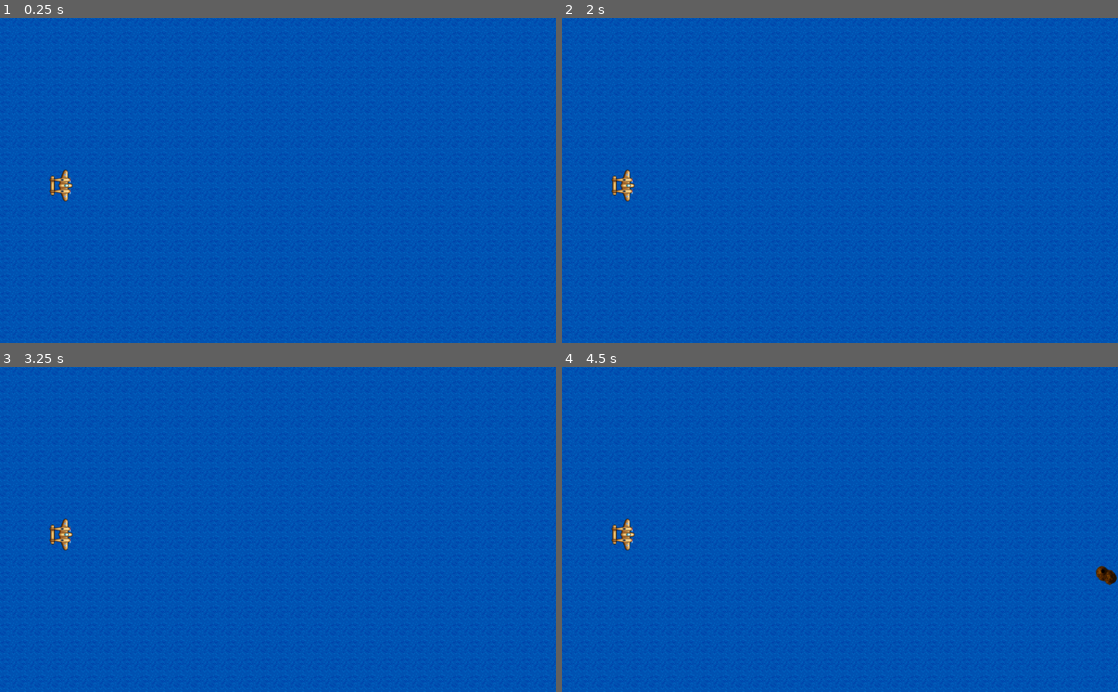
Above: before the commit, frames 1-4 (two rows, left to right).
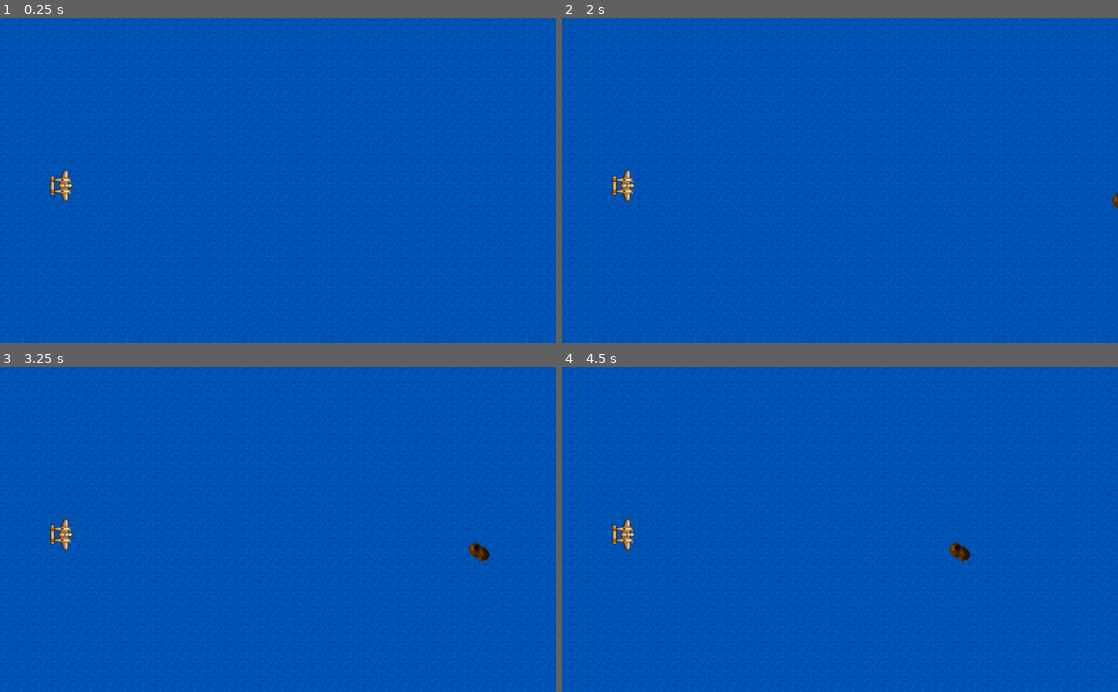
Above: after the commit, the same moments.

Repository: Tobbelidzen/Random_World
Game: Godot game, scene res://Main.tscn
Same seed, same stepped clock (60 frames per second), same inputs: the game is played once before the commit and once after it.
Inputs:
- Up to frame 1 (0.25 s): no input
- Up to frame 2 (2 s): tap Enter at 1.25 s
- Up to frame 3 (3.25 s): tap Space at 2 s
- Up to frame 4 (4.5 s): no input

The runs differ from the first frame. In frame 1, 0.8% of the frame differs, in the area x 1-100%, y 0-99%; in frame 2, 1.0%; in frame 3, 1.1%; in frame 4, 1.7%, in the area x 0-100%, y 0-99%.

Commit message:
La till rörelse i bakgrunden och randomiserar sprites

Diff:
--- /dev/null
+++ b/Bakgrund.gd
@@ -0,0 +1,17 @@
+extends ParallaxBackground
+
+
+# Declare member variables here. Examples:
+# var a = 2
+# var b = "text"
+var speed = -0.2
+
+
+# Called when the node enters the scene tree for the first time.
+func _ready():
+	pass # Replace with function body.
+
+
+# Called every frame. 'delta' is the elapsed time since the previous frame.
+func _process(delta):
+	$ParallaxLayer.motion_offset.x += speed
--- a/Island1.gd
+++ b/Island1.gd
@@ -4,12 +4,23 @@
 # var a = 2
 # var b = "text"
 var fart
+var sprite
 onready var plane = get_node("../../Physicsbody/Plane")
 
 # Called when the node enters the scene tree for the first time.
 func _ready():
-	position = Vector2(rand_range(1200,1300),rand_range(0,800))
+	randomize()
+	position = Vector2(rand_range(1200,1300),rand_range(100,600))
+	sprite = randi() % 3
+	print(sprite)
+
+	if sprite == 0:
+		self.region_rect = Rect2(Vector2(2,2), Vector2(62,63))
+	elif sprite == 1:
+		self.region_rect = Rect2(Vector2(67,2), Vector2(62,63))
+	else:
+		self.region_rect = Rect2(Vector2(132,2), Vector2(62,63))
 
 # Called every frame. 'delta' is the elapsed time since the previous frame.
 func _process(delta):
-	position -= Vector2(1,0)
+	position -= Vector2(2,0)
--- a/Main.tscn
+++ b/Main.tscn
@@ -1,16 +1,22 @@
-[gd_scene load_steps=6 format=2]
+[gd_scene load_steps=7 format=2]
 
 [ext_resource path="res://Sprites/back_water.png" type="Texture" id=1]
-[ext_resource path="res://Sprites/island3.png" type="Texture" id=2]
+[ext_resource path="res://Sprites/1945_islands-sheet.png" type="Texture" id=2]
 [ext_resource path="res://Island1.gd" type="Script" id=3]
 [ext_resource path="res://Sprites/myplane.png" type="Texture" id=4]
 [ext_resource path="res://Plane.gd" type="Script" id=5]
+[ext_resource path="res://Bakgrund.gd" type="Script" id=6]
 
 [node name="Main" type="Node2D"]
 
-[node name="ParallaxBackground" type="ParallaxBackground" parent="."]
+[node name="Bakgrund" type="ParallaxBackground" parent="."]
+script = ExtResource( 6 )
 
-[node name="Sprite" type="Sprite" parent="ParallaxBackground"]
+[node name="ParallaxLayer" type="ParallaxLayer" parent="Bakgrund"]
+motion_mirroring = Vector2( 1024, 0 )
+
+[node name="Sprite" type="Sprite" parent="Bakgrund/ParallaxLayer"]
+position = Vector2( 0, -0.340561 )
 texture = ExtResource( 1 )
 centered = false
 region_enabled = true
@@ -21,6 +27,8 @@
 [node name="Island1" type="Sprite" parent="Enviroment"]
 position = Vector2( 525.534, 117.422 )
 texture = ExtResource( 2 )
+region_enabled = true
+region_rect = Rect2( 2, 2, 62, 63 )
 script = ExtResource( 3 )
 
 [node name="Physicsbody" type="Node2D" parent="."]
Binary file added: Sprites/1945_islands-sheet.png
Not shown, added: Sprites/1945_islands-sheet.png.import
